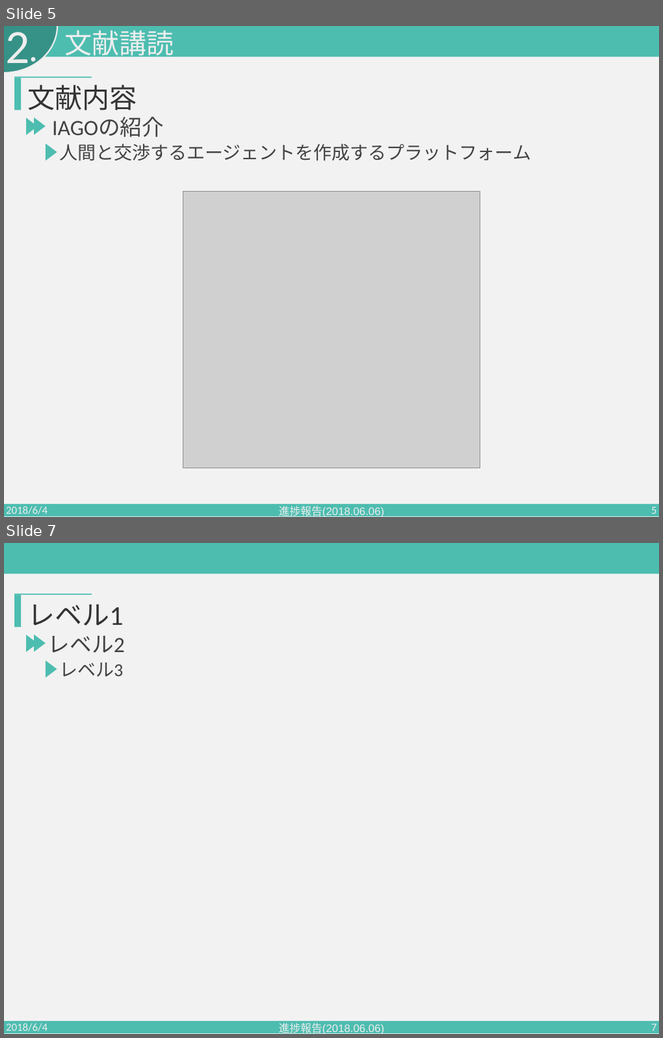
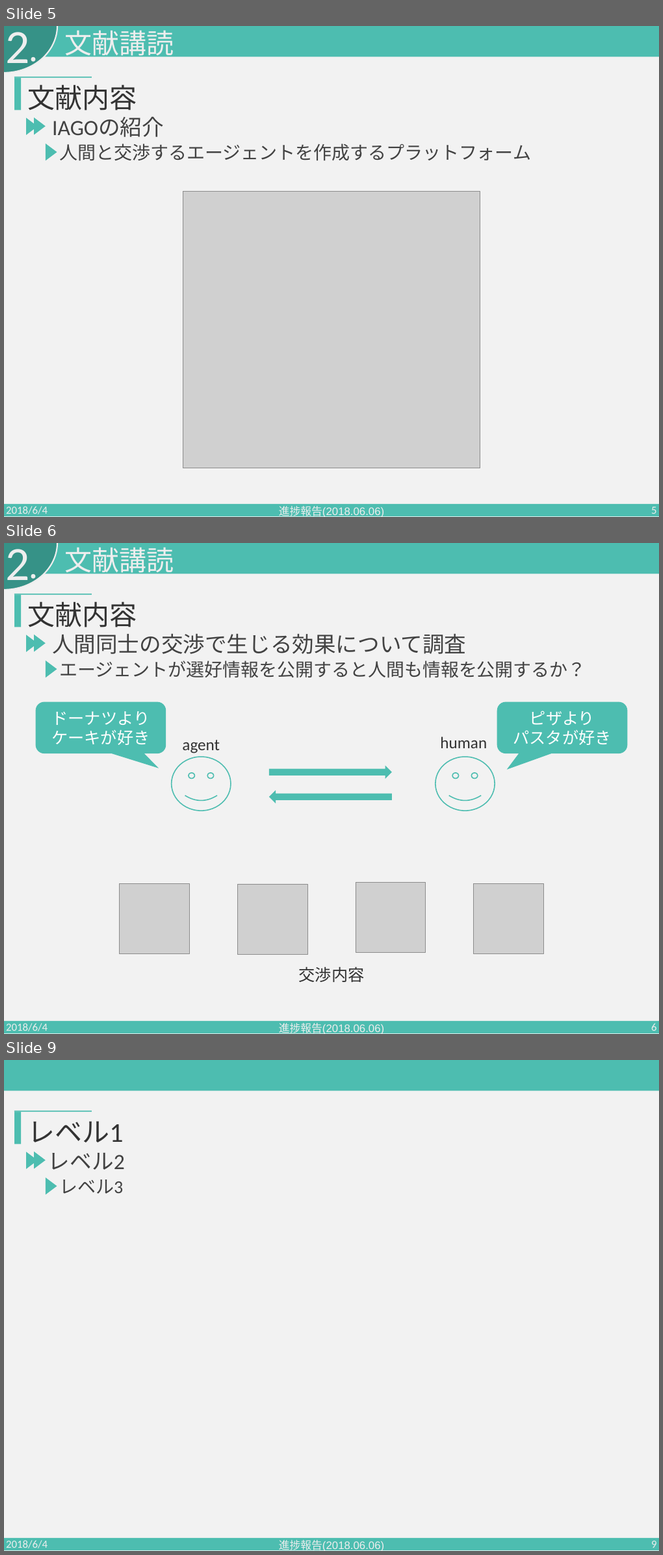
Before and after one commit to PajamaDrive/presentation, a slide deck: seminar2018.06.06.pptx. Shown one above the other, each under a label of ours: slides 5 and 7 before the commit, slides 5, 6 and 9 after it; the slides between them are not shown. The pictures are 663x1038 and 663x1555 pixels, drawn with LibreOffice and Linux fonts; fonts in the diff are those of the drawing; grey boxes stand for pictures. Boxes give left, top, right and bottom in pixels: in the first picture for what was removed or moved away, otherwise in the second. Text is boxed around its words. In the diff, an @@ line names an element or a change of style, - is before the commit and + after.

```diff
--- a/seminar2018.06.06.pptx
+++ b/seminar2018.06.06.pptx
@@ slide 6 added at [4,543,659,1034], background #F2F2F2; not listed: 4 template elements that a slide beside it also shows @@
@@ text added at [5,549,29,591], 105 pt, text #EEEEEE @@
+2
@@ text added at [64,547,174,577], 60 pt, text #EEEEEE @@
+文献講読
@@ rectangle added at [14,595,21,627], fill #4DBDB0 @@
@@ rectangle added at [14,594,92,595], fill #4DBDB0 @@
@@ text added at [27,601,137,627], 60 pt, text #333333 @@
+文献内容
@@ triangle added at [26,635,38,652], fill #4DBDB0 @@
@@ triangle added at [34,635,46,652], fill #4DBDB0 @@
@@ text added at [52,633,466,654], 48 pt, text #424242 @@
+人間同士の交渉で生じる効果について調査
@@ triangle added at [46,661,57,678], fill #4DBDB0 @@
@@ text added at [59,661,586,678], 40 pt, text #424242 @@
+エージェントが選好情報を公開すると人間も情報を公開するか？
@@ group added at [35,702,627,982]: 4 pictures, 3 texts, 2 right arrows, 2 smiley faces, 2 rounded speech boxes @@
+交渉内容
+agent
+ドーナツより
+ケーキが好き
+human
+ピザより
+パスタが好き
@@ text added at [6,1023,48,1034], 24 pt, text #EEEEEE @@
+2018/6/4
@@ text added at [279,1023,384,1034], 24 pt, text #EEEEEE @@
+進捗報告(2018.06.06)
@@ page number added at [651,1023,657,1034], 24 pt, text #EEEEEE @@
+6
@@ what was slide 7 is now slide 9 @@
@@ page number at [651,1541,657,1551]: text changed @@
-7
+9
```
Also in this commit, not shown: 2 slides changed, 1 other slide added.
